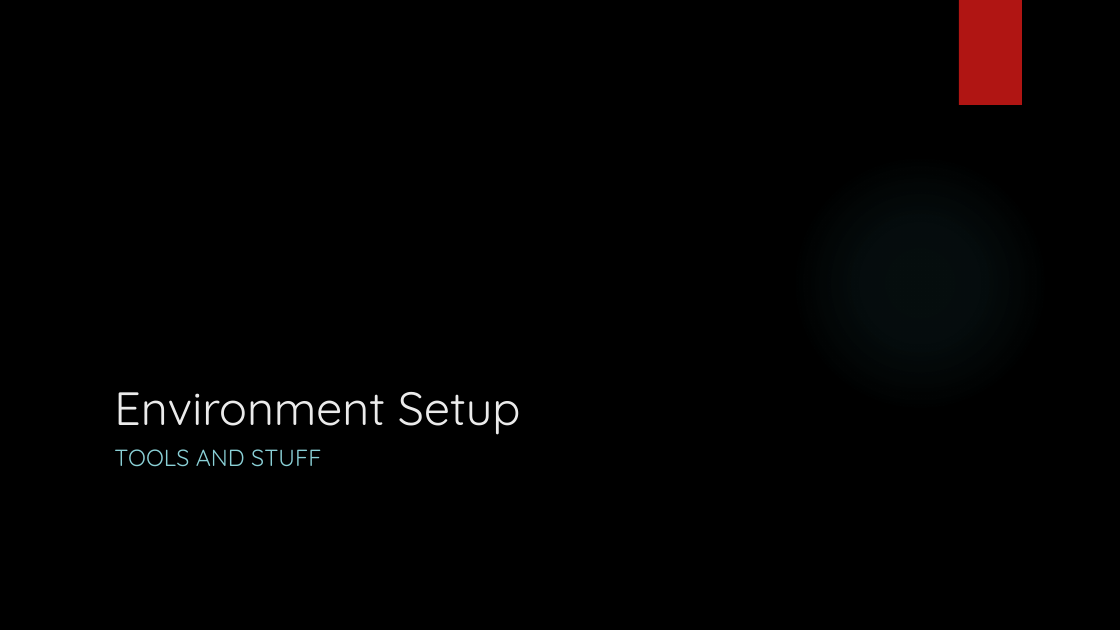
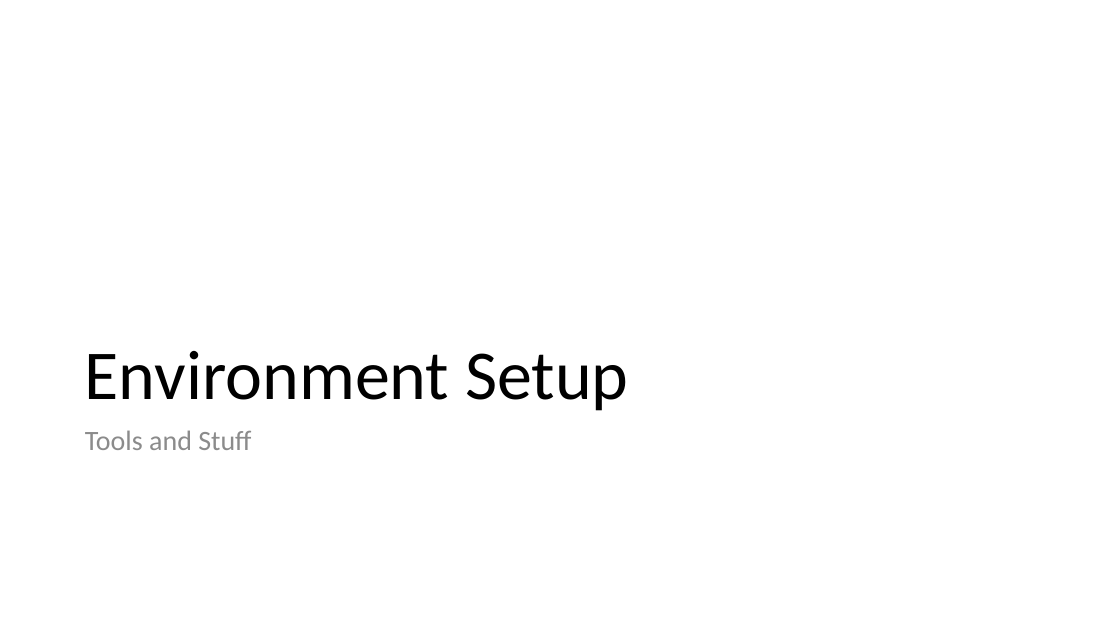
Before and after one commit to buildmotion/custom-angular-modules, a slide deck: slide 24 of presentation/custom-angular-modules.pptx. Drawn at 1120x630 pixels with LibreOffice and Linux fonts; fonts in the diff are those of the drawing; background and template pictures are left out. Boxes give left, top, right and bottom in pixels: in the first picture for what was removed or moved away, otherwise in the second. Text is boxed around its words. In the diff, an @@ line names an element or a change of style, - is before the commit and + after.

```diff
--- a/presentation/custom-angular-modules.pptx
+++ b/presentation/custom-angular-modules.pptx
@@ background picture (left out) to #FFFFFF @@
@@ rectangle removed at bbox=[959, 0, 1022, 105] @@
@@ title "Environment Setup": place and size @@
-title "Environment Setup" at bbox=[114, 392, 521, 435]
+title "Environment Setup" at bbox=[85, 351, 628, 411]
@@ title "Environment Setup" at bbox=[85, 351, 628, 411]: size 40 to 60 pt, font Quicksand to Calibri, text colour #EBEBEB to #000000; line spacing 1 to 0.9 @@
@@ ellipse removed at bbox=[791, 154, 1049, 413] @@
@@ text at bbox=[85, 430, 251, 450]: text changed; size 20 to 24 pt; font Quicksand to Calibri; text colour #8AD0D6 to #8C8C8C @@
-TOOLS AND STUFF
+Tools and Stuff
```
Also in this commit, not shown: 42 other slides changed, 5 slides added, 20 slides removed, 2 other files.
